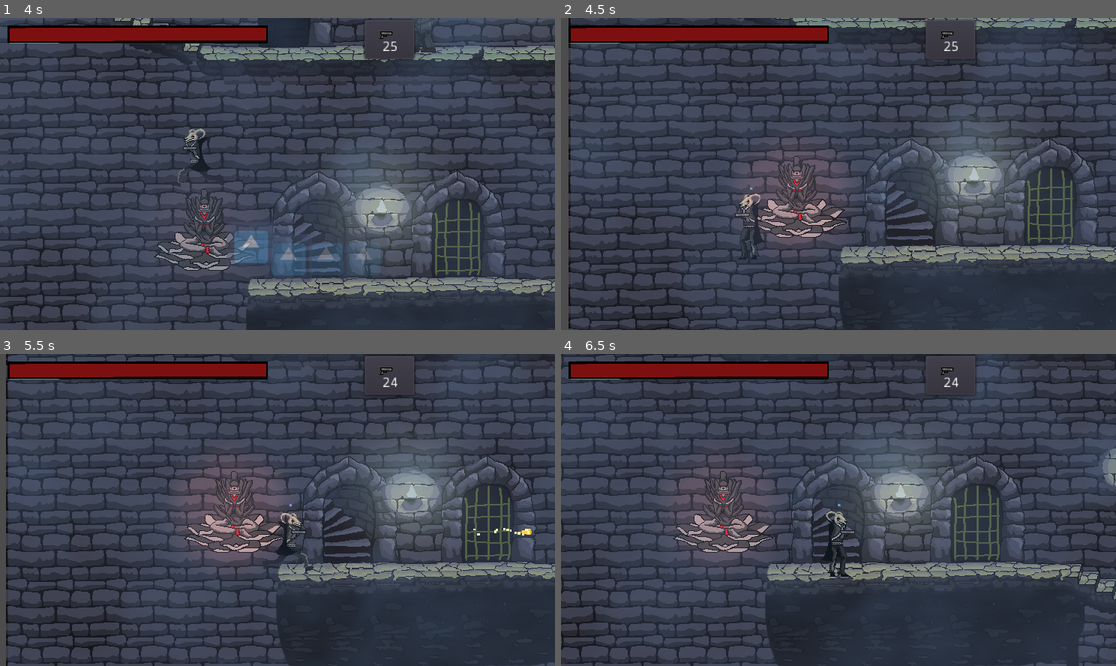
Above: before the commit, frames 1-4 (two rows, left to right).
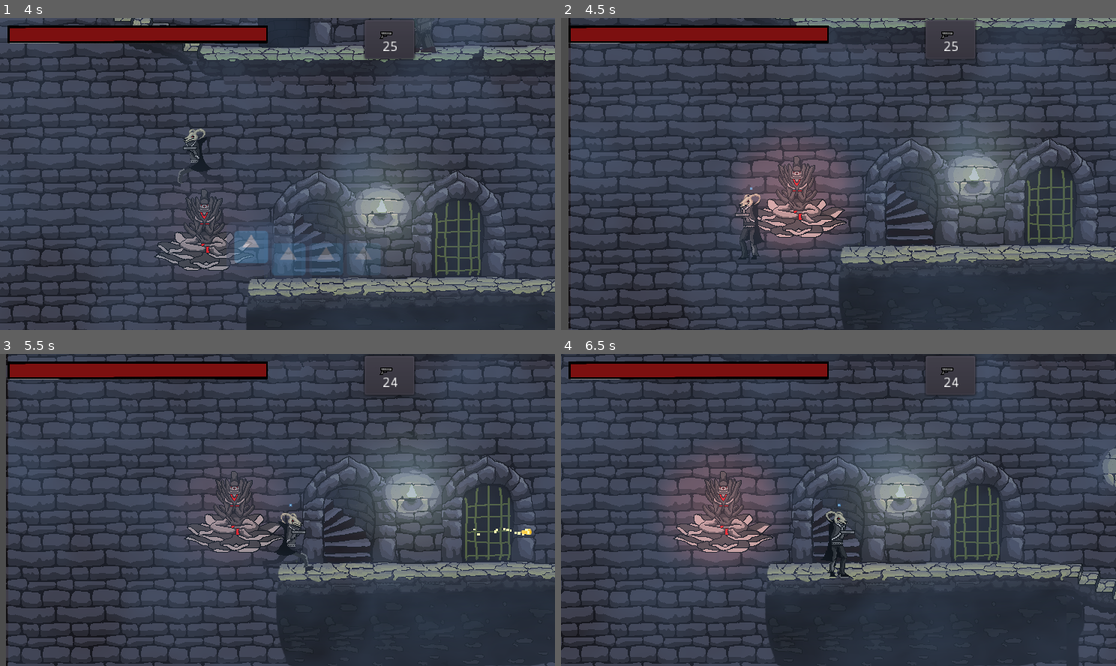
Above: after the commit, the same moments.

Repository: IgorBayerl/godot-game-liliths-crusade
Game: Godot game, scene res://src/Scenes/Main.tscn
The game is run twice, just before and just after one commit, with the same random seed, the same clock (stepped at 60 frames per second) and the same inputs. The engine's default icon, where the game draws it, is replaced by a stand-in: a white triangle on a blue panel in a dark square.
Inputs (mouse positions are in pixels of both pictures, inside the frame that each line leads up to):
- Up to frame 1 (4 s): move the mouse to (249, 236) at 0.52 s; hold Right (move_RIGHT) 0.53-1.25 s; tap 1 (Gun_1) at 0.6 s; click (249, 236) at 0.67 s; tap Space (jump) at 0.77, 3.77 s; drag from (444, 220) to (244, 36) at 1.27 s; move the mouse to (111, 127) at 2.02 s; hold Left (move_LEFT) 2.03-2.75 s; tap 3 (Gun_3) at 2.1 s; drag from (305, 174) to (205, 202) at 2.77 s; move the mouse to (194, 96) at 3.52 s; hold Left (move_LEFT) from 3.53 s (still down); tap Z (hability) at 3.6 s
- Up to frame 2 (4.5 s): release Left (move_LEFT) at 4.25 s; drag from (960, 158) to (938, 33) at 4.27 s
- Up to frame 3 (5.5 s): move the mouse to (166, 525) at 5.02 s; hold Right (move_RIGHT) from 5.03 s (still down); hold C (shoot) from 5.03 s (still down); click (166, 525) at 5.17 s
- Up to frame 4 (6.5 s): release Right (move_RIGHT) at 5.75 s; release C (shoot) at 5.75 s; drag from (894, 441) to (760, 513) at 5.77 s

Frame 1 is identical in both runs. In frame 2, 0.2% of the frame differs, in the area x 32-51%, y 49-71%; in frame 3, 0.5%, in the area x 33-52%, y 42-64%; in frame 4, 0.3%.

Commit message:
Update checkPoint.gd

Diff:
--- a/src/Scripts/checkPoint.gd
+++ b/src/Scripts/checkPoint.gd
@@ -37,6 +37,6 @@
 	_ascende()
 
 func _on_CheckPoint_body_entered(body: Node) -> void:
-	if body.is_in_group("Player"):
+	if body.is_in_group("Player") and not activated:
 		activated = true
 		_ascende()
